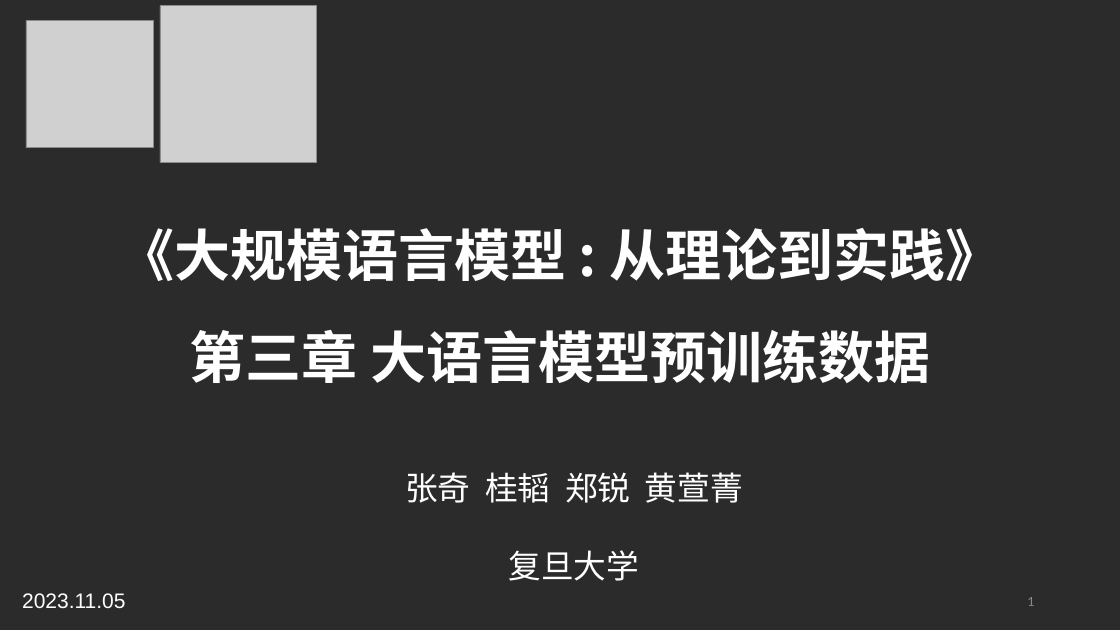
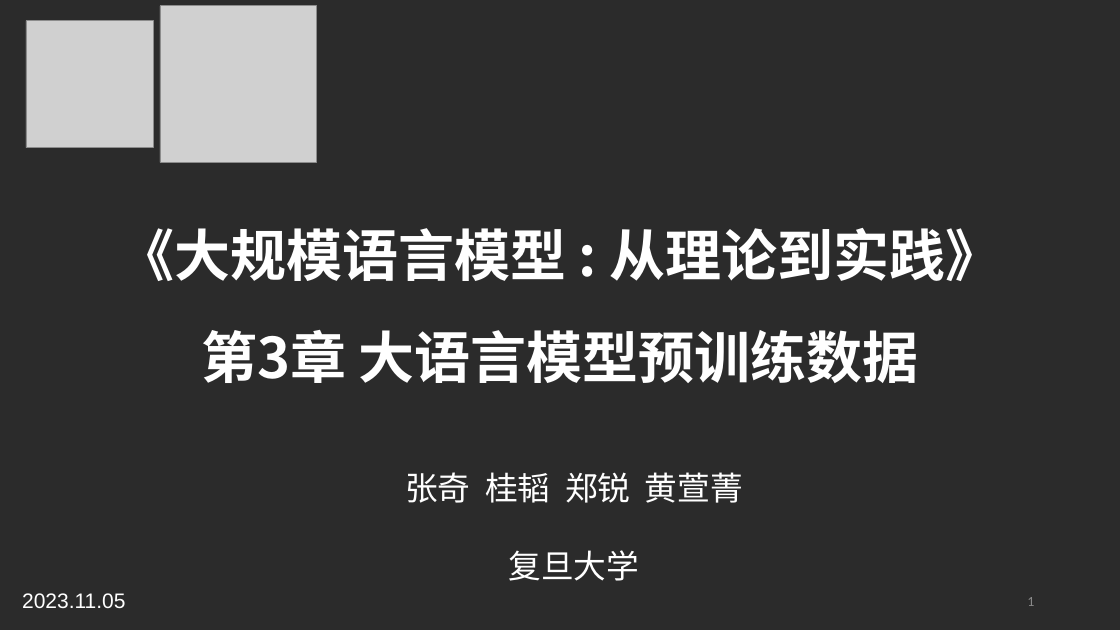
Before and after one commit to intro-llm/intro-llm.github.io, a slide deck: slide 1 of slides/ch3.pptx. Drawn at 1120x630 pixels with LibreOffice and Linux fonts; fonts in the diff are those of the drawing; grey boxes stand for pictures; background and template pictures are left out; a plain dark background stands for a picture behind light text. Boxes give left, top, right and bottom in pixels: in the first picture for what was removed or moved away, otherwise in the second. Text is boxed around its words. In the diff, an @@ line names an element or a change of style, - is before the commit and + after.

Commit message:
update slides

```diff
--- a/slides/ch3.pptx
+++ b/slides/ch3.pptx
@@ text at [201, 330, 919, 383]: text changed @@
-第三章 大语言模型预训练数据
+第3章 大语言模型预训练数据
```
